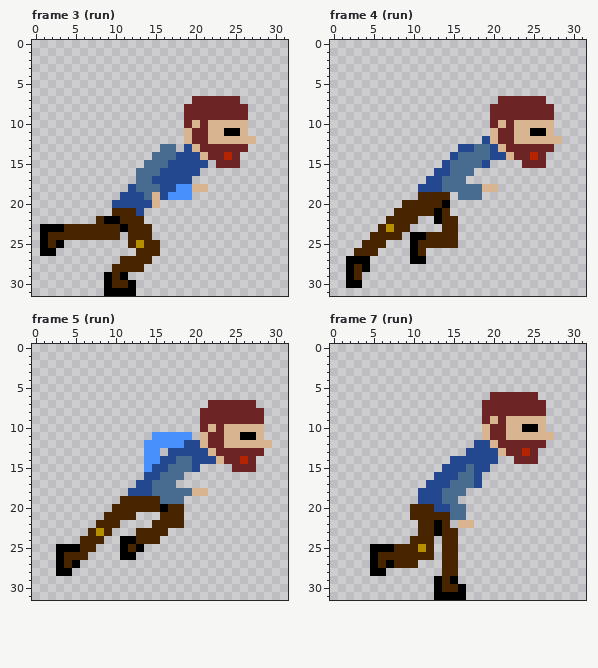
Pixel-art file: Tor.aseprite. Above, as it was before the edit.
32x32 pixels, 14 frames. Shown: frame 3 (run), frame 4 (run), frame 5 (run), frame 7 (run). The commit also changed other frames, which this record leaves out.
New version:
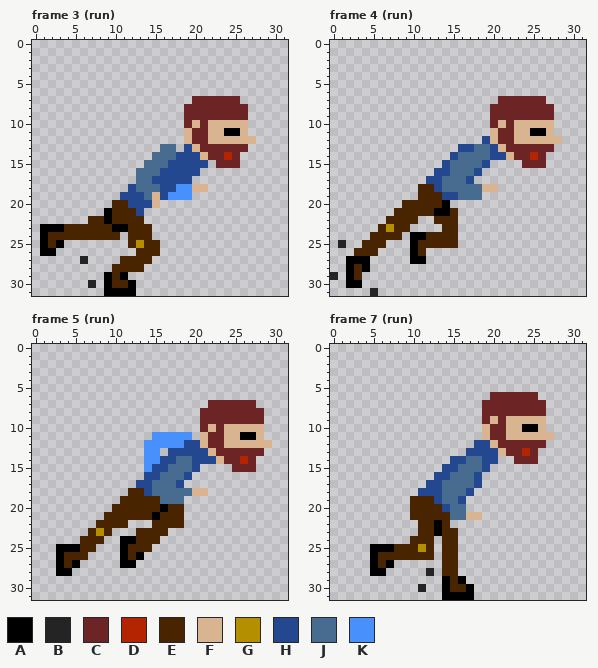
Palette (. is transparent): A #000000  B #242424  C #6c2424  D #b42400  E #482400  F #d8b490  G #b49000  H #244890  J #486c90  K #4890fc
What changed:
--- frame 3 (run)
@@ x 5..13 @@
 19 ......HHH
-20 .....HHHH
-21 .....EEEH
-22 ...EAAEEE
-23 EEEEEEAEE
+20 .....EEHH
+21 ....AEEEH
+22 ..EEAEEEE
+23 EEEEEAAEE
 24 EEEEEE.EE
@@ x 4..9 @@
 26 ......
-27 ......
+27 ..B...
 28 ......
 29 .....A
-30 .....A
+30 ...B.A
 31 .....A
--- frame 4 (run)
@@ x 0..20 @@
 15 ..............HJJJJH.
-16 .............HHJJJ...
-17 ............HHJJJ....
-18 ...........HHHJJJJJFF
-19 ...........EEEE.JJJ..
+16 .............HHJJJH..
+17 ............HHJJJH...
+18 ...........EEHJJJJJFF
+19 ...........EEEHHJJJ..
 20 .........EEEEEA......
-21 ........EEEEEAE......
-22 .......EEEE..AEE.....
+21 ........EEEEEAAE.....
+22 .......EEEE..EEE.....
 23 ......EGEE....EE.....
 24 .....EEEE.AAEEEE.....
-25 ....EEE...AEEEEE.....
+25 .B..EEE...AEEEEE.....
 26 ...EEE....AE.........
@@ x 0..7 @@
 28 ..AEA...
-29 ..AE....
+29 B.AE....
 30 ..AA....
-31 ........
+31 .....B..
--- frame 5 (run)
@@ x 9..21 @@
 15 .....KHHJJJH.
-16 .....HHJJJ...
-17 ....HHJJJ....
-18 ...HHHJJJJJFF
+16 .....HHJJJH..
+17 ....HHJJJH...
+18 ...EEHJJJJJFF
 19 ..EEEEEJJJ...
 20 .EEEEEEAEE...
-21 EEEE...EEE...
-22 EE....EEEE...
+21 EEEEEEAEEE...
+22 EEE...EEEE...
 23 E...EEEE.....
 24 ..AAEEE......
-25 ..AEA........
-26 ..AA.........
-27 .............
+25 ..AEEE.......
+26 ..AEA........
+27 ..AA.........
 28 .............
--- frame 7 (run)
@@ x 8..20 @@
 13 .........HHHH
-14 .......HHHHHH
-15 ......HHHJHH.
-16 .....HHHJJH..
-17 ....HHHJJJH..
-18 ...HHHJJJ....
-19 ...HHHJJ.....
-20 ..EEEHHJJ....
-21 ..EEEEEJJ....
-22 ...EEAE.FF...
+14 .......HHJJHH
+15 ......HHJJJH.
+16 .....HHJJJH..
+17 ....HHJJJJH..
+18 ...HHHJJJH...
+19 ..EEEHJJH....
+20 ..EEEEHJJ....
+21 ..EEEEEJJFF..
+22 ...EEAE......
 23 ...EEAEE.....
@@ x 6..19 @@
 26 EEEEEEE.EE....
-27 EAEEE...EE....
-28 A.......EE....
-29 .......AEA....
-30 .......AEEA...
-31 .......AAAA...
+27 EA......EE....
+28 A.....B.EE....
+29 ........AEA...
+30 .....B..AEEA..
+31 ........AAAA..
